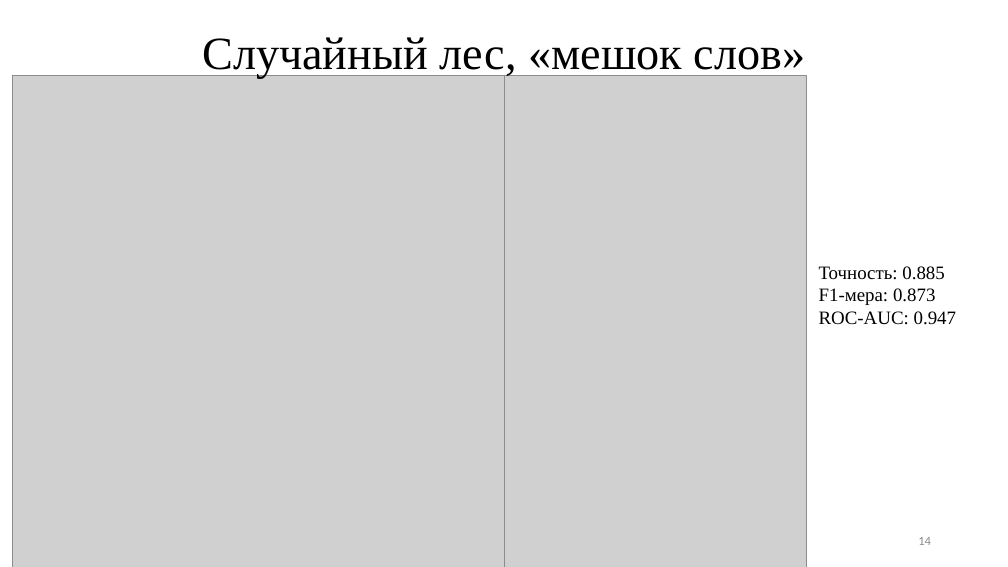
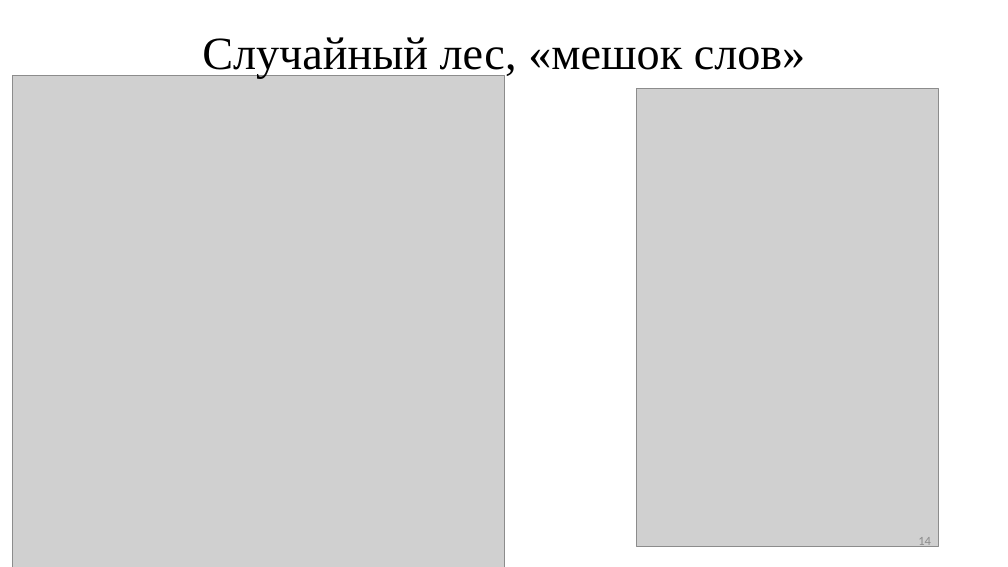
Before and after one commit to TheSawIsTheLaw/iWannaKillMyself, a slide deck: slide 14 of iWannaNote/iHatePresentations/presentation.pptx. Drawn at 1008x567 pixels with LibreOffice and Linux fonts; fonts in the diff are those of the drawing; grey boxes stand for pictures. Boxes give left, top, right and bottom in pixels: in the first picture for what was removed or moved away, otherwise in the second. Text is boxed around its words. In the diff, an @@ line names an element or a change of style, - is before the commit and + after.

```diff
--- a/iWannaNote/iHatePresentations/presentation.pptx
+++ b/iWannaNote/iHatePresentations/presentation.pptx
@@ picture resized from (x1=504, y1=76, x2=807, y2=567) to (x1=637, y1=88, x2=939, y2=547) @@
@@ text removed at (x1=819, y1=266, x2=956, y2=325) @@
-Точность: 0.885
-F1-мера: 0.873
-ROC-AUC: 0.947
```
Also in this commit, not shown: 4 other slides changed, 2 slides added, 1 slide removed.
